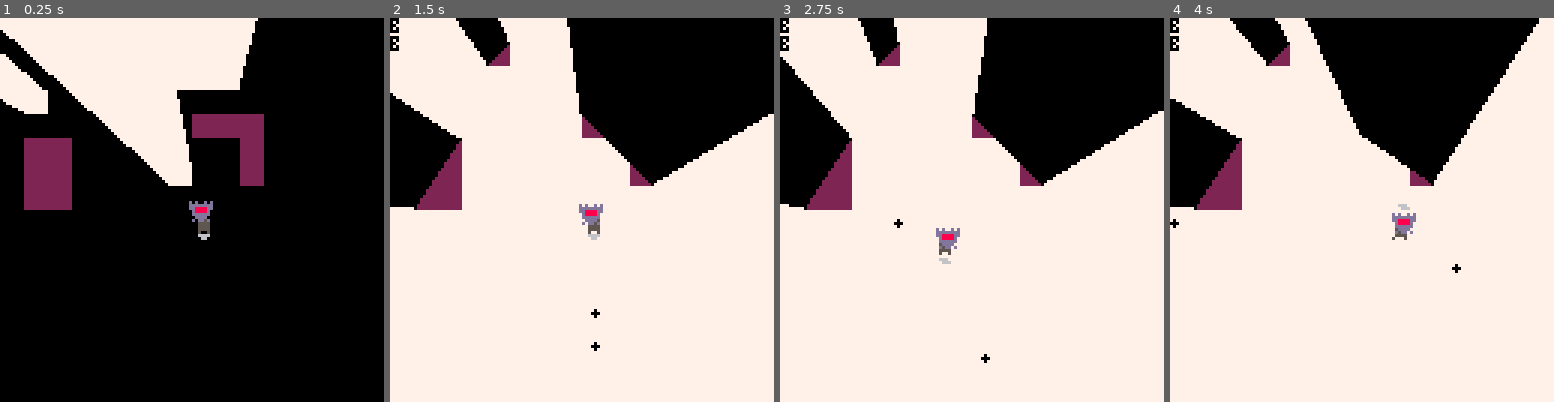
Above: before the commit, frames 1-4 (left to right).
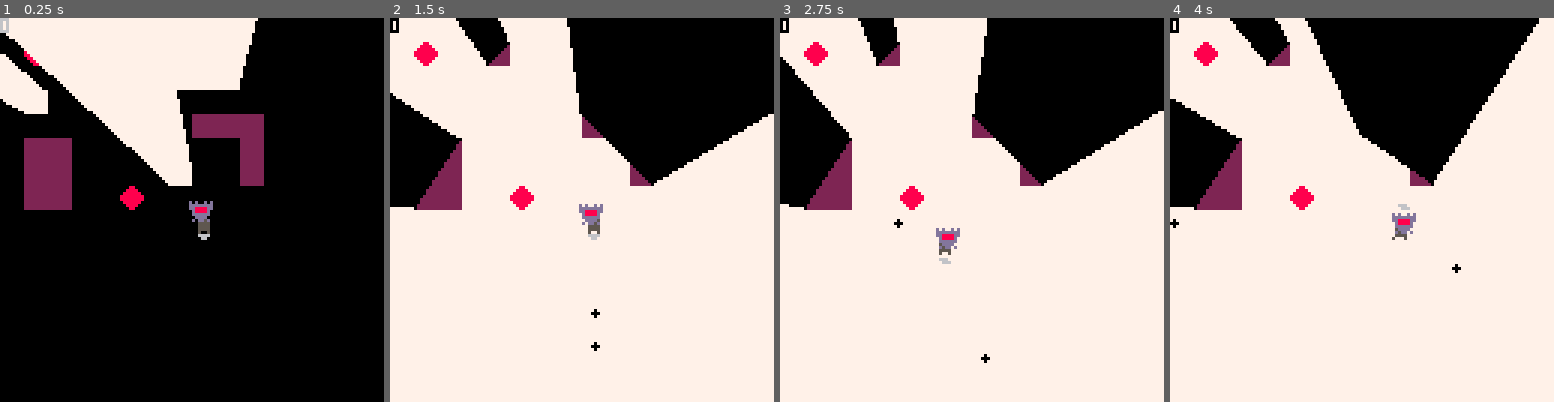
Above: after the commit, the same moments.

Repository: Shishudy/GlobalGameJam2026
Game: PICO-8 cartridge lua/playertest.p8
Same seed, same stepped clock (60 frames per second), same inputs: the game is played once before the commit and once after it.
Inputs:
- Up to frame 1 (0.25 s): no input
- Up to frame 2 (1.5 s): tap O (Z key) at 0.33, 0.7, 1.43 s; tap X (X key) at 1.07 s
- Up to frame 3 (2.75 s): hold Left 1.97-2.37 s; tap X (X key) at 2.07, 2.4, 2.73 s; tap O (Z key) at 2.22 s; hold Down from 2.42 s (still down)
- Up to frame 4 (4 s): release Down at 2.82 s; hold Right 2.87-3.53 s; tap X (X key) at 3.07, 3.4, 3.73 s; tap O (Z key) at 3.1, 3.98 s; hold Up from 3.58 s (still down)

The runs differ from the first frame. In frame 1, 0.4% of the frame differs, in the area x 0-38%, y 0-50%; in frame 2, 0.6%, in the area x 0-38%, y 1-50%; in frame 3, 0.6%; in frame 4, 0.6%.

Commit message:
bullet and target

Diff:
--- a/lua/bullets.lua
+++ b/lua/bullets.lua
@@ -17,8 +17,14 @@
 				or b.x > MAP_W_MAX * 8 or b.x < MAP_W_MIN * 8 or b.y > MAP_H_MAX * 8 or b.y < MAP_H_MIN * 8 then
 			del(bullets, b)
 		else
-			b.x += b.dx
-			b.y += b.dy
+			if check_location_collision(b.x, b.y, 2) then
+				current_targets_destroyed += 1
+				mset(flr(b.x / 8), flr(b.y / 8), 0)
+				del(bullets, b)
+			else
+				b.x += b.dx
+				b.y += b.dy
+			end
 		end
 	end
 end
@@ -26,6 +32,6 @@
 function drawBullets()
 	for b in all(bullets) do
 		circfill(b.x, b.y, 1, negativeMaskColor)
-		print ("b")
 	end
+	print(current_targets_destroyed)
 end
--- a/lua/constants.lua
+++ b/lua/constants.lua
@@ -11,6 +11,7 @@
 TILE = 8
 
 current_level=1
+current_targets_destroyed = 0
 
 MaskColor1 = 0
 MaskColor2 = 7
--- a/lua/helpers.lua
+++ b/lua/helpers.lua
@@ -209,15 +209,15 @@
 	return (a + diff * t) % 360
 end
 
-function check_location_collision(x, y)
+function check_location_collision(x, y , f)
 	local val = mget(flr(x / 8),flr(y/8))
-	return fget(val, maskFlag)
+	return fget(val, f)
 	-- change tag number
 end
 
 function check_space_collision(x, y, w, h)
-	return check_location_collision(x - w, y - h)
-			or check_location_collision(x + w, y - h)
-			or check_location_collision(x - w, y + h)
-			or check_location_collision(x + w, y + h)
-end
+	return check_location_collision(x - w, y - h, maskFlag)
+			or check_location_collision(x + w, y - h ,maskFlag)
+			or check_location_collision(x - w, y + h ,maskFlag)
+			or check_location_collision(x + w, y + h ,maskFlag)
+end
--- a/lua/playertest.p8
+++ b/lua/playertest.p8
@@ -76,14 +76,14 @@
 22222222777777770000000000000000000000000000000000000000000000000000000000000000000000000000000000000000000000000000000000000000
 22222222777777770000000000000000000000000000000000000000000000000000000000000000000000000000000000000000000000000000000000000000
 __gff__
-0000000000000000000000000000000000000000000000000000000000000000000000000000000000000000000000000000000000000000000000000000000000000000000000000000000000000000000000000000000000000000000000000000000000000000000000000000000002010000000000000000000000000000
+0000000000000000000000000000000000000000000000000000000000000000000000000000000000000000000000000400000000000000000000000000000000000000000000000000000000000000000000000000000000000000000000000000000000000000000000000000000002010000000000000000000000000000
 0000000000000000000000000000000000000000000000000000000000000000000000000000000000000000000000000000000000000000000000000000000000000000000000000000000000000000000000000000000000000000000000000000000000000000000000000000000000000000000000000000000000000000
 __map__
 0000000000000000000000000000000000000000000000000000000000000000000000000000000000000000000000000000000000000000000000000000000000000000000000000000000000000000000000000000000000000000000000000000000000000000000000000000000000000000000000000000000000000000
-0000000070000071000000000000000000000000000000000000000000000000000000000000000000000000000000000000000000000000000000000000000000000000000000000000000000000000000000000000000000000000000000000000000000000000000000000000000000000000000000000000000000000000
+0030000070000071000000000000000000000000000000000000000000000000000000000000000000000000000000000000000000000000000000000000000000000000000000000000000000000000000000000000000000000000000000000000000000000000000000000000000000000000000000000000000000000000
 0000000000000071717100000000001c00000000000000000000000000000000000000000000000000000000000000000000000000000000000000000000000000000000000000000000000000000000000000000000000000000000000000000000000000000000000000000000000000000000000000000000000000000000
 0071000000000000000000000000000000000000000000000000000000000000000000000000000000000000000000000000000000000000000000000000000000000000000000000000000000000000000000000000000000000000000000000000000000000000000000000000000000000000000000000000000000000000
 0000000000000000707070000000000000000000000000000000000000000000000000000000000000000000000000000000000000000000000000000000000000000000000000000000000000000000000000000000000000000000000000000000000000000000000000000000000000000000000000000000000000000000
 0070700000000000000070000000000000000000000000000000000000000000000000000000000000000000000000000000000000000000000000000000000000000000000000000000000000000000000000000000000000000000000000000000000000000000000000000000000000000000000000000000000000000000
 0070700000000071000070000000000000000000000000000000000000000000000000000000000000000000000000000000000000000000000000000000000000000000000000000000000000000000000000000000000000000000000000000000000000000000000000000000000000000000000000000000000000000000
-0070700000000000000000000000000000000000000000000000000000000000000000000000000000000000000000000000000000000000000000000000000000000000000000000000000000000000000000000000000000000000000000000000000000000000000000000000000000000000000000000000000000000000
+0070700000300000000000000000000000000000000000000000000000000000000000000000000000000000000000000000000000000000000000000000000000000000000000000000000000000000000000000000000000000000000000000000000000000000000000000000000000000000000000000000000000000000
Empty file removed: lua/Targets.lua
